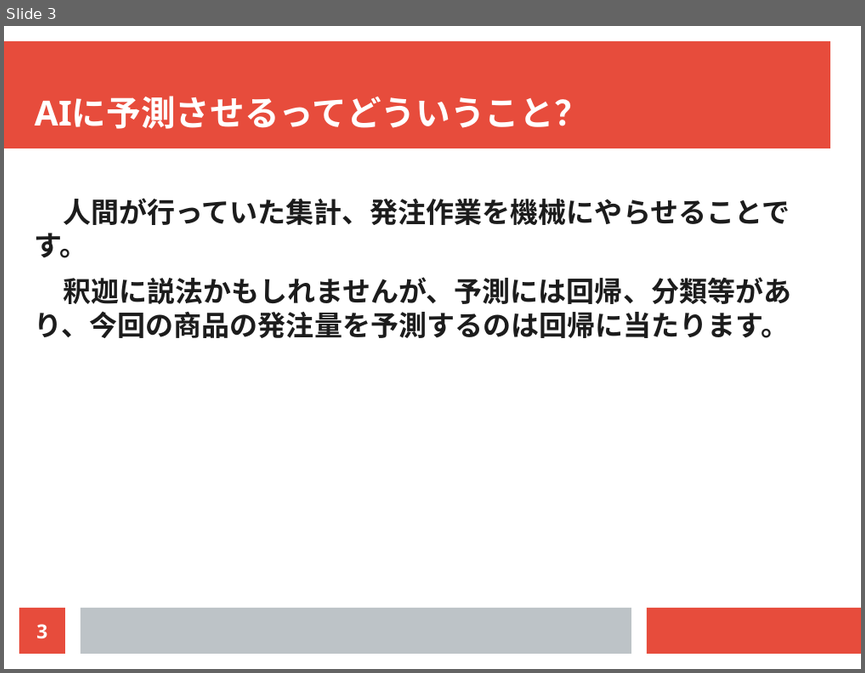
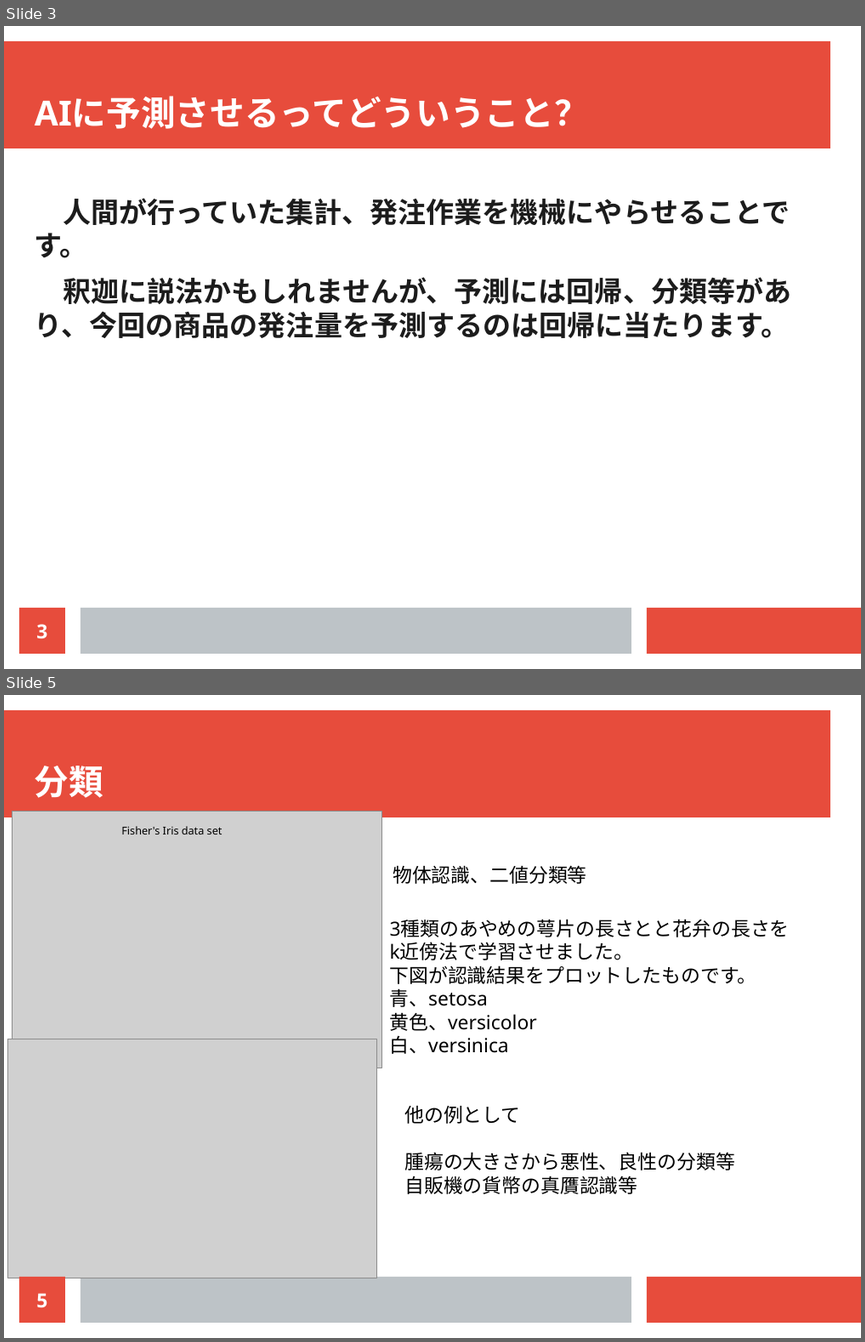
Before and after one commit to ducksfrogs/AIQuest, a slide deck: pbl01_2/docs/presen2.odp. Shown one above the other, each under a label of ours: slide 3 before the commit, slides 3 and 5 after it; the slides between them are not shown. The pictures are 865x673 and 865x1342 pixels, drawn with LibreOffice and Linux fonts; fonts in the diff are those of the drawing; grey boxes stand for pictures. Boxes give left, top, right and bottom in pixels: in the first picture for what was removed or moved away, otherwise in the second. Text is boxed around its words. In the diff, an @@ line names an element or a change of style, - is before the commit and + after.

```diff
--- a/pbl01_2/docs/presen2.odp
+++ b/pbl01_2/docs/presen2.odp
@@ slide 5 added at [4,695,861,1338], background #FFFFFF; not listed: 3 template elements that a slide beside it also shows @@
@@ title added at [35,766,103,798], 32 pt, text #FFFFFF, bold @@
+分類
@@ picture added at [12,811,382,1068] @@
@@ text added at [121,826,222,834], 10 pt, text #000000 @@
+Fisher's Iris data set
@@ text added at [392,865,587,884], 18 pt, text #000000 @@
+物体認識、二値分類等
@@ text added at [390,919,789,1054], 18 pt, text #000000 @@
+3種類のあやめの萼片の長さとと花弁の長さを
+k近傍法で学習させました。
+下図が認識結果をプロットしたものです。
+青、setosa
+黄色、versicolor
+白、versinica
@@ picture added at [8,1038,377,1278] @@
@@ text added at [404,1106,735,1194], 18 pt, text #000000 @@
+他の例として
+腫瘍の大きさから悪性、良性の分類等
+自販機の貨幣の真贋認識等
@@ page number added at [19,1276,65,1322], fill #E74C3C, 18 pt, text #FFFFFF, bold @@
+5
```
Also in this commit, not shown: 2 slides changed, 3 other slides added, 1 slide removed, 3 other files.
